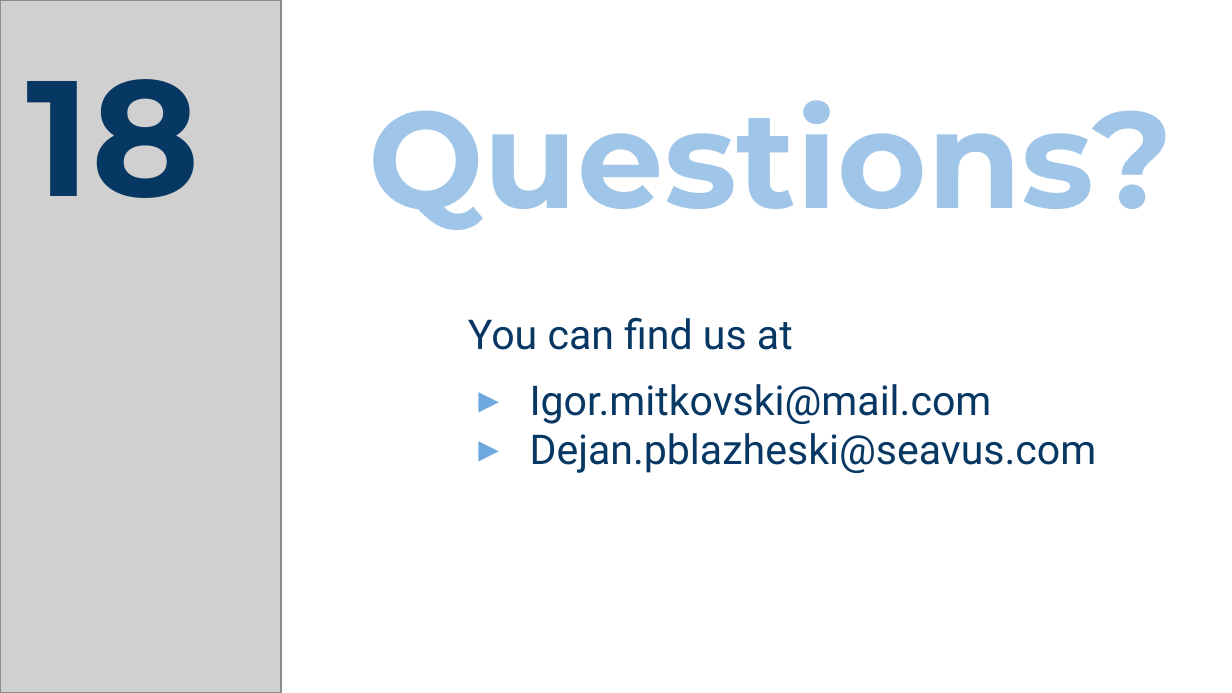
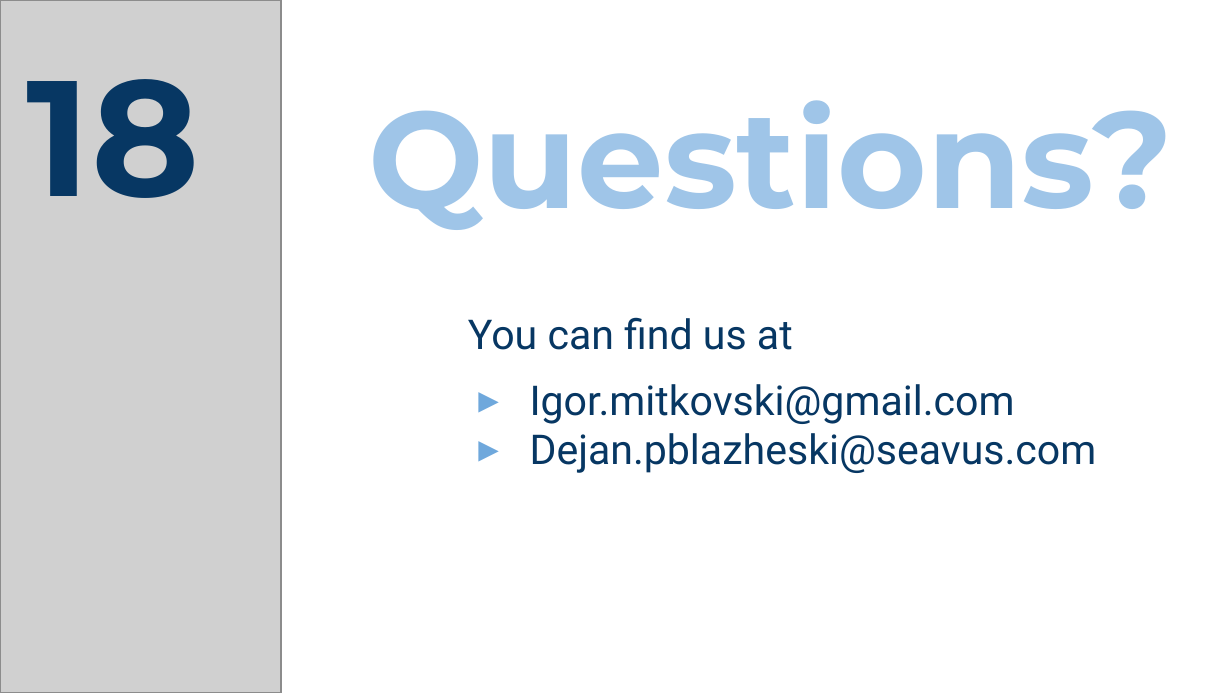
Before and after one commit to sedc-codecademy/sedc7-05-oopcsharp, a slide deck: slide 18 of g2/Class 1/C# Basic 01.pptx. Drawn at 1232x693 pixels with LibreOffice and Linux fonts; fonts in the diff are those of the drawing; grey boxes stand for pictures. Boxes give left, top, right and bottom in pixels: in the first picture for what was removed or moved away, otherwise in the second. Text is boxed around its words. In the diff, an @@ line names an element or a change of style, - is before the commit and + after.

```diff
--- a/g2/Class 1/C# Basic 01.pptx
+++ b/g2/Class 1/C# Basic 01.pptx
@@ text at <box>530,384,1015,424</box>: text changed @@
-▸ Igor.mitkovski@mail.com
+▸ Igor.mitkovski@gmail.com
```
Also in this commit, not shown: 6 other files.
